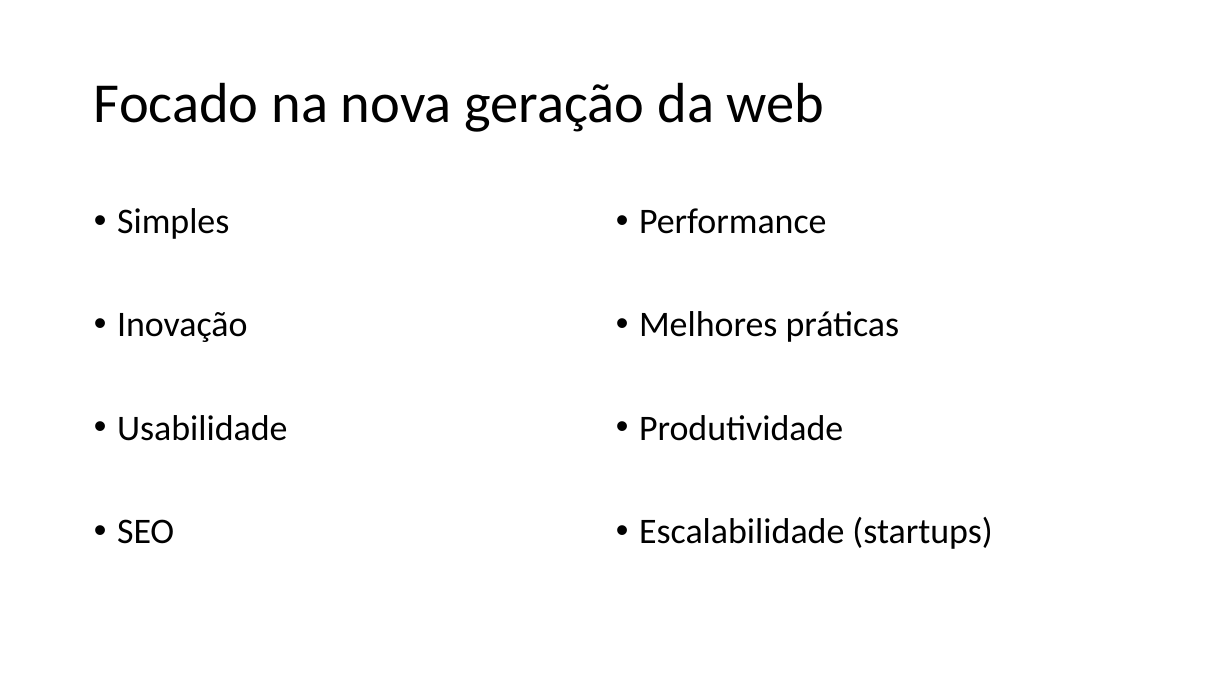
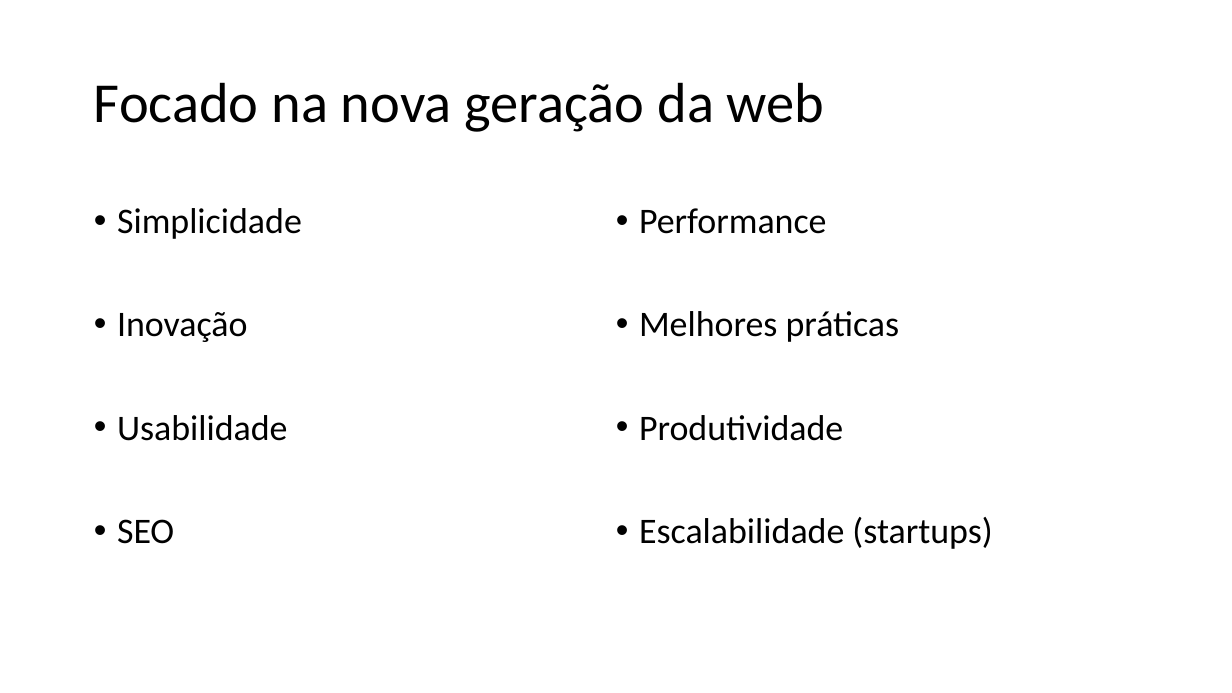
Before and after one commit to renanpupin/fct-blog, a slide deck: slide 12 of Introdução a APIs RESTful com PHP Laravel 5.pptx. Drawn at 1232x693 pixels with LibreOffice and Linux fonts; fonts in the diff are those of the drawing. Boxes give left, top, right and bottom in pixels: in the first picture for what was removed or moved away, otherwise in the second. Text is boxed around its words. In the diff, an @@ line names an element or a change of style, - is before the commit and + after.

```diff
--- a/Introdução a APIs RESTful com PHP Laravel 5.pptx
+++ b/Introdução a APIs RESTful com PHP Laravel 5.pptx
@@ text at <box>117,208,302,239</box>: text changed @@
-• Simples
+• Simplicidade
```
Also in this commit, not shown: 6 other slides changed, 3 slides removed.
